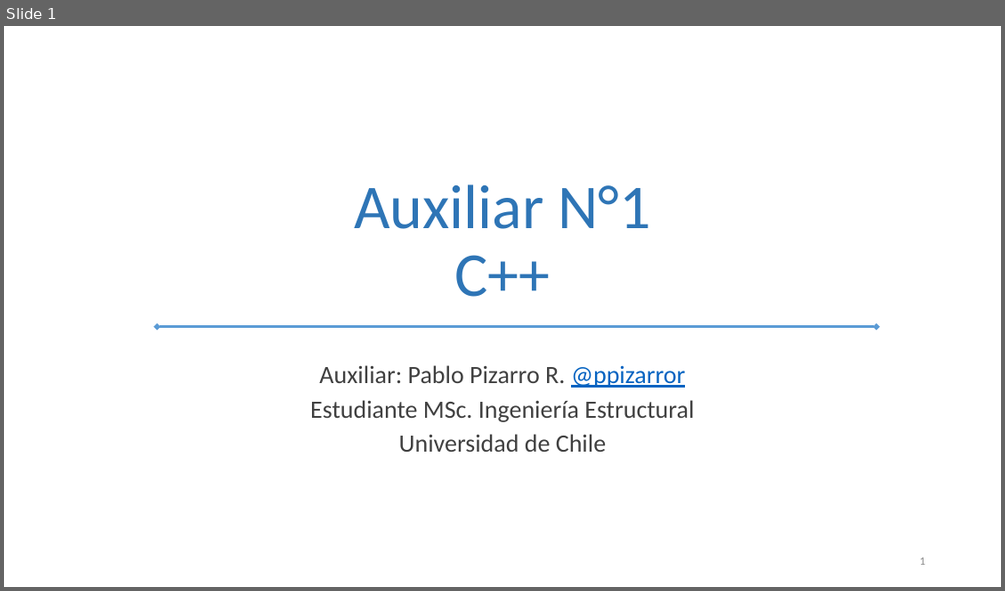
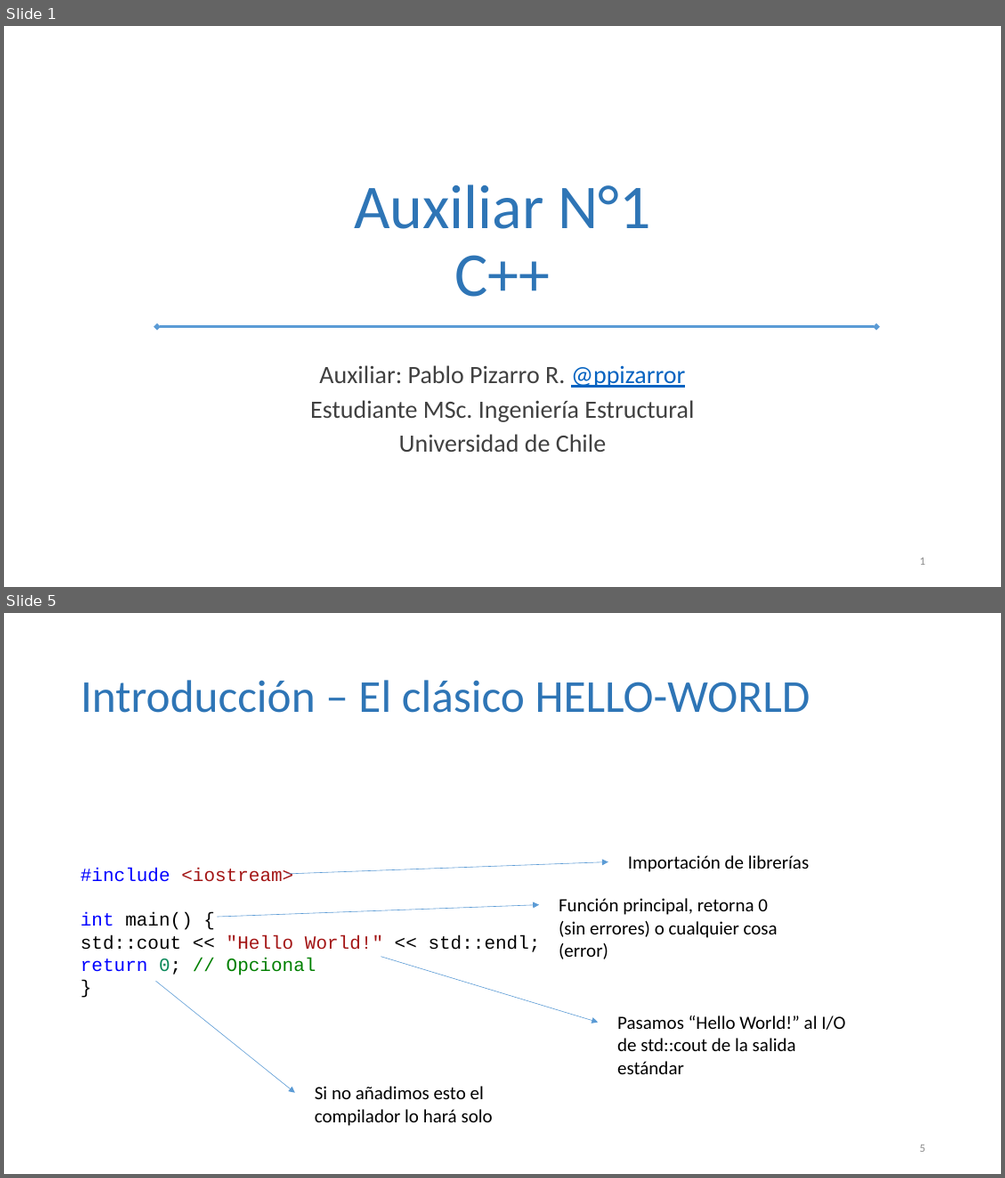
Before and after one commit to ppizarror/aux-cc7515-gpu, a slide deck: aux1/auxiliar 01.pptx. Shown one above the other, each under a label of ours: slide 1 before the commit, slides 1 and 5 after it; the slides between them are not shown. The pictures are 1005x591 and 1005x1178 pixels, drawn with LibreOffice and Linux fonts; fonts in the diff are those of the drawing. Boxes give left, top, right and bottom in pixels: in the first picture for what was removed or moved away, otherwise in the second. Text is boxed around its words. In the diff, an @@ line names an element or a change of style, - is before the commit and + after.

Commit message:
Agrega introducción

```diff
--- a/aux1/auxiliar 01.pptx
+++ b/aux1/auxiliar 01.pptx
@@ slide 5 added at [4, 613, 1001, 1174], background #FFFFFF @@
@@ title added at [81, 680, 810, 713], 44 pt, text #2E75B6 @@
+Introducción – El clásico HELLO-WORLD
@@ text added at [81, 868, 541, 975], 18 pt, text #000000 @@
+#include <iostream>
+int main() {
+std::cout << "Hello World!" << std::endl;
+return 0; // Opcional
+}
@@ arrow added from (287, 874) to (608, 862), #5B9BD5 0.5 pt @@
@@ text added at [628, 855, 809, 872], 18 pt, text #000000 @@
+Importación de librerías
@@ arrow added from (217, 916) to (540, 905), #5B9BD5 0.5 pt @@
@@ text added at [558, 898, 777, 959], 18 pt, text #000000 @@
+Función principal, retorna 0 (sin errores) o cualquier cosa (error)
@@ arrow added from (380, 957) to (598, 1022), #5B9BD5 0.5 pt @@
@@ arrow added from (156, 981) to (295, 1093), #5B9BD5 0.5 pt @@
@@ text added at [617, 1015, 845, 1074], 18 pt, text #000000 @@
+Pasamos “Hello World!” al I/O de std::cout de la salida estándar
@@ text added at [315, 1086, 493, 1126], 18 pt, text #000000 @@
+Si no añadimos esto el compilador lo hará solo
@@ page number added at [920, 1144, 925, 1151], 11 pt, text #8C8C8C @@
+5
```
Also in this commit, not shown: 1 slide changed, 3 other slides added.
